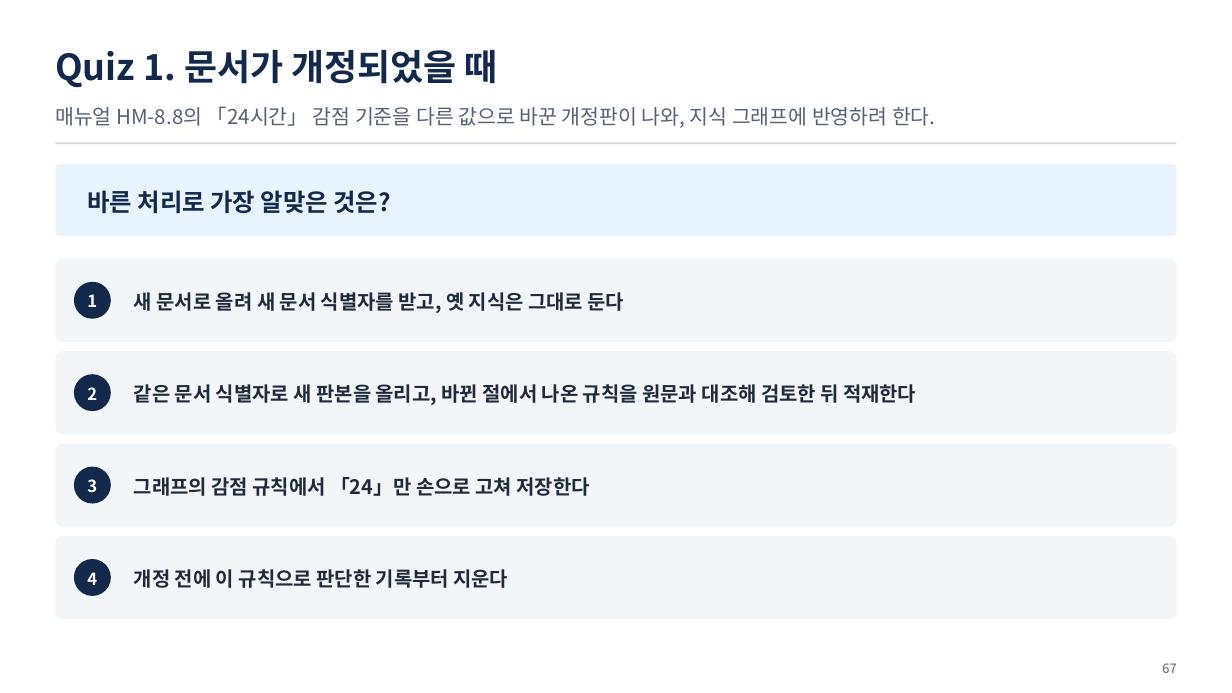
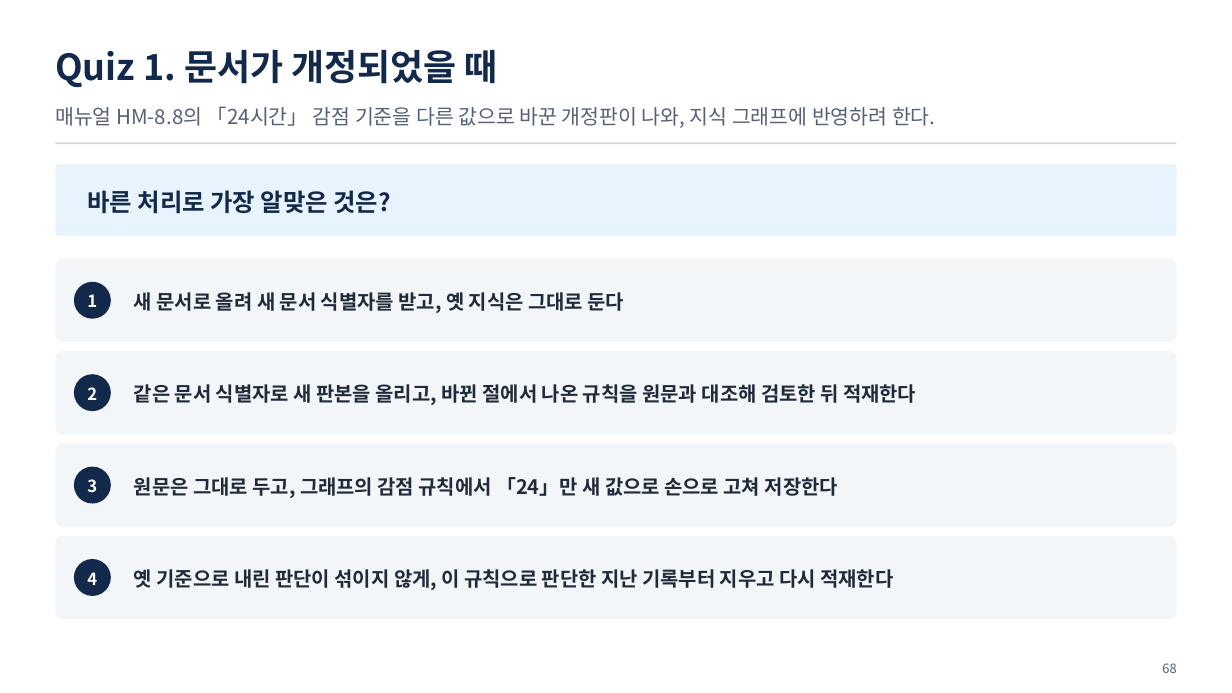
Before and after one commit to uengine-oss/hyd-iot-edu, a slide deck: slide 68 of 산출물/통합반/이론/04회차/통합반_04일차.pptx (slide 67 before the commit). Drawn at 1232x693 pixels with LibreOffice and Linux fonts; fonts in the diff are those of the drawing. Boxes give left, top, right and bottom in pixels: in the first picture for what was removed or moved away, otherwise in the second. Text is boxed around its words. In the diff, an @@ line names an element or a change of style, - is before the commit and + after.

```diff
--- a/산출물/통합반/이론/04회차/통합반_04일차.pptx
+++ b/산출물/통합반/이론/04회차/통합반_04일차.pptx
@@ text at box(134, 477, 838, 498): text changed @@
-그래프의 감점 규칙에서 「24」만 손으로 고쳐 저장한다
+원문은 그대로 두고, 그래프의 감점 규칙에서 「24」만 새 값으로 손으로 고쳐 저장한다
@@ text at box(134, 569, 893, 590): text changed @@
-개정 전에 이 규칙으로 판단한 기록부터 지운다
+옛 기준으로 내린 판단이 섞이지 않게, 이 규칙으로 판단한 지난 기록부터 지우고 다시 적재한다
@@ text at box(1162, 663, 1176, 673): text changed @@
-67
+68
```
Also in this commit, not shown: 32 other slides changed, 1 slide added, 5 other files.
